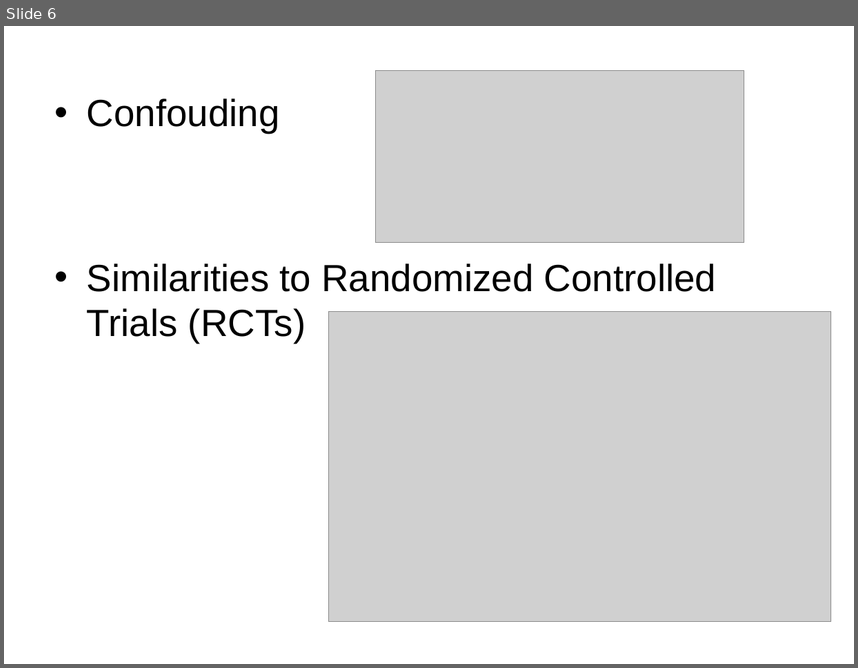
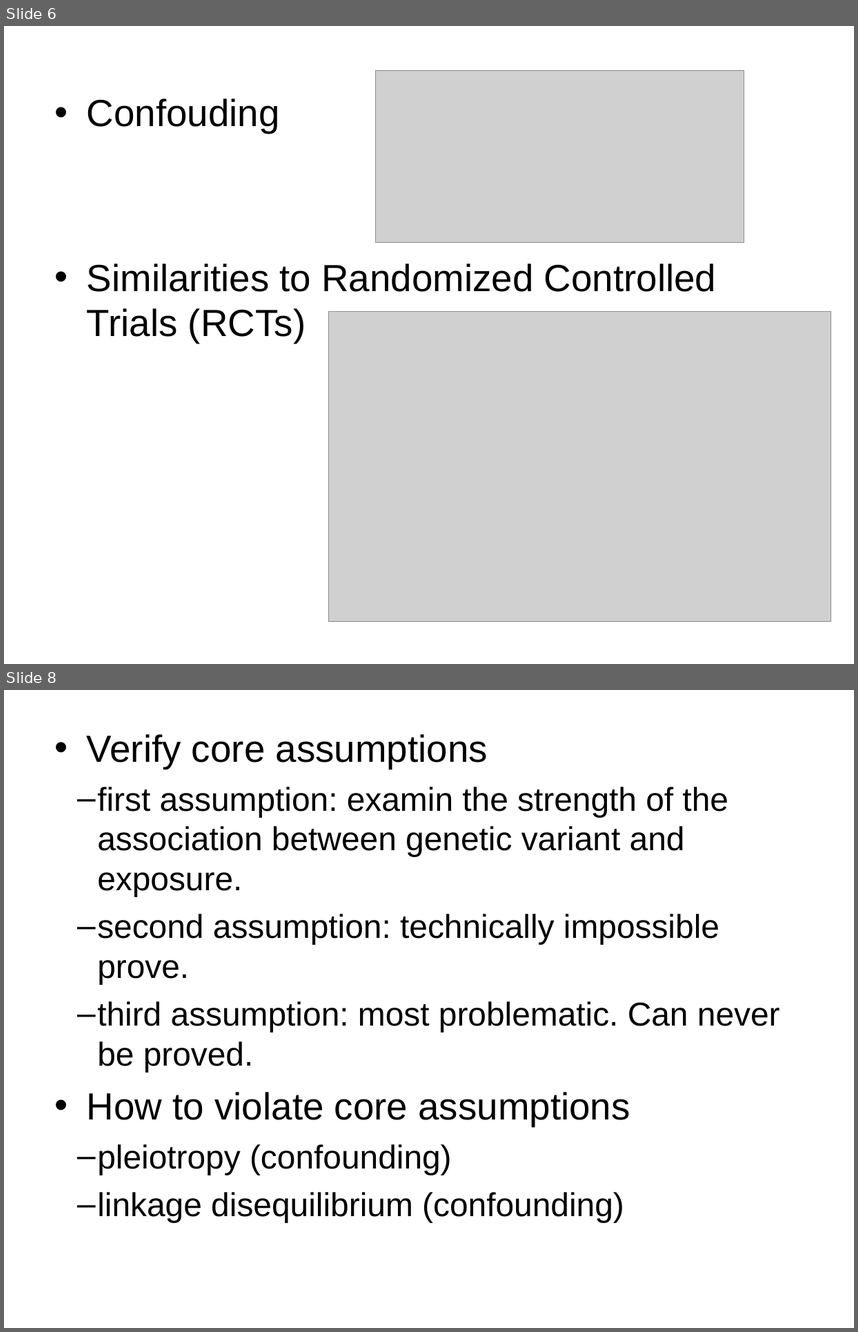
Before and after one commit to matthijsknigge/mendelianrandomization, a slide deck: internship/presentation.ppt. Shown one above the other, each under a label of ours: slide 6 before the commit, slides 6 and 8 after it; the slides between them are not shown. The pictures are 858x668 and 858x1332 pixels, drawn with LibreOffice and Linux fonts; fonts in the diff are those of the drawing; grey boxes stand for pictures. Boxes give left, top, right and bottom in pixels: in the first picture for what was removed or moved away, otherwise in the second. Text is boxed around its words. In the diff, an @@ line names an element or a change of style, - is before the commit and + after.

```diff
--- a/internship/presentation.ppt
+++ b/internship/presentation.ppt
@@ slide 8 added at [4,690,854,1328], background #FFFFFF @@
@@ text added at [87,734,780,1222], 28 pt, text #000000 @@
+• Verify core assumptions
+  – first assumption: examin the strength of the association between genetic variant and exposure.
+  – second assumption: technically impossible prove.
+  – third assumption: most problematic. Can never be proved.
+• How to violate core assumptions
+  – pleiotropy (confounding)
+  – linkage disequilibrium (confounding)
```
Also in this commit, not shown: 4 slides changed, 14 other slides added, 1 slide removed, 4 other files.
